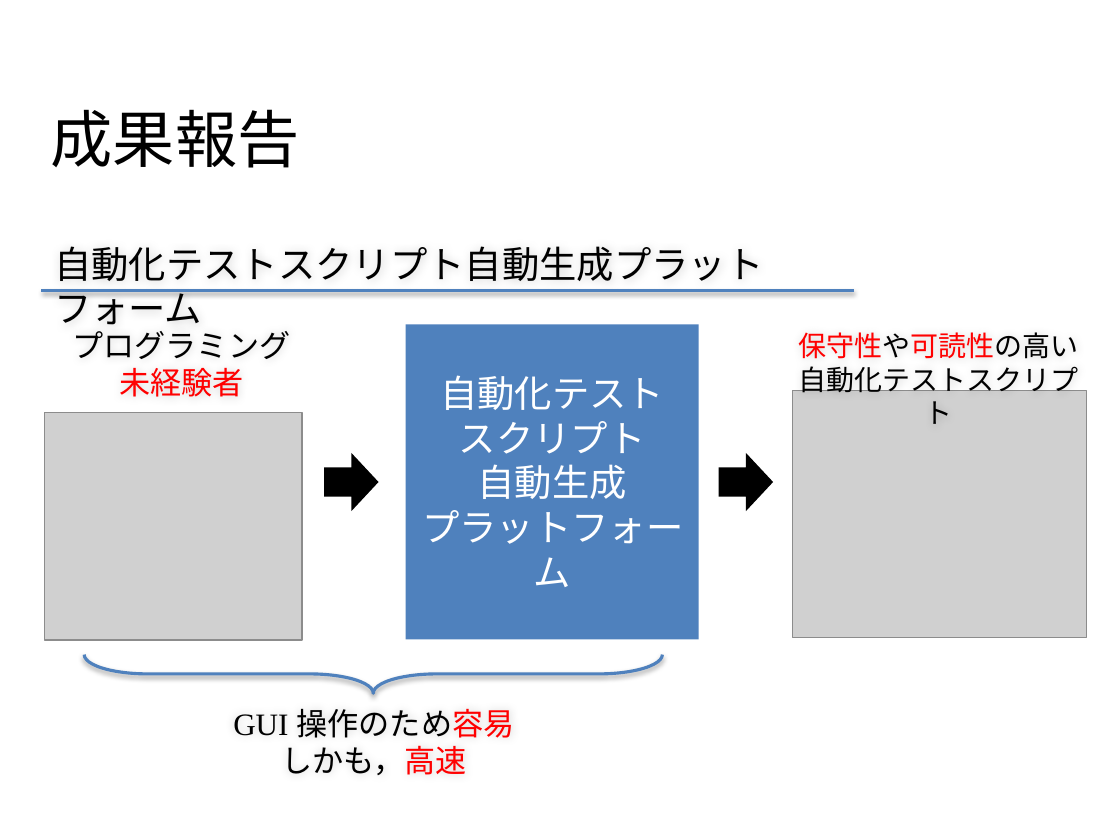
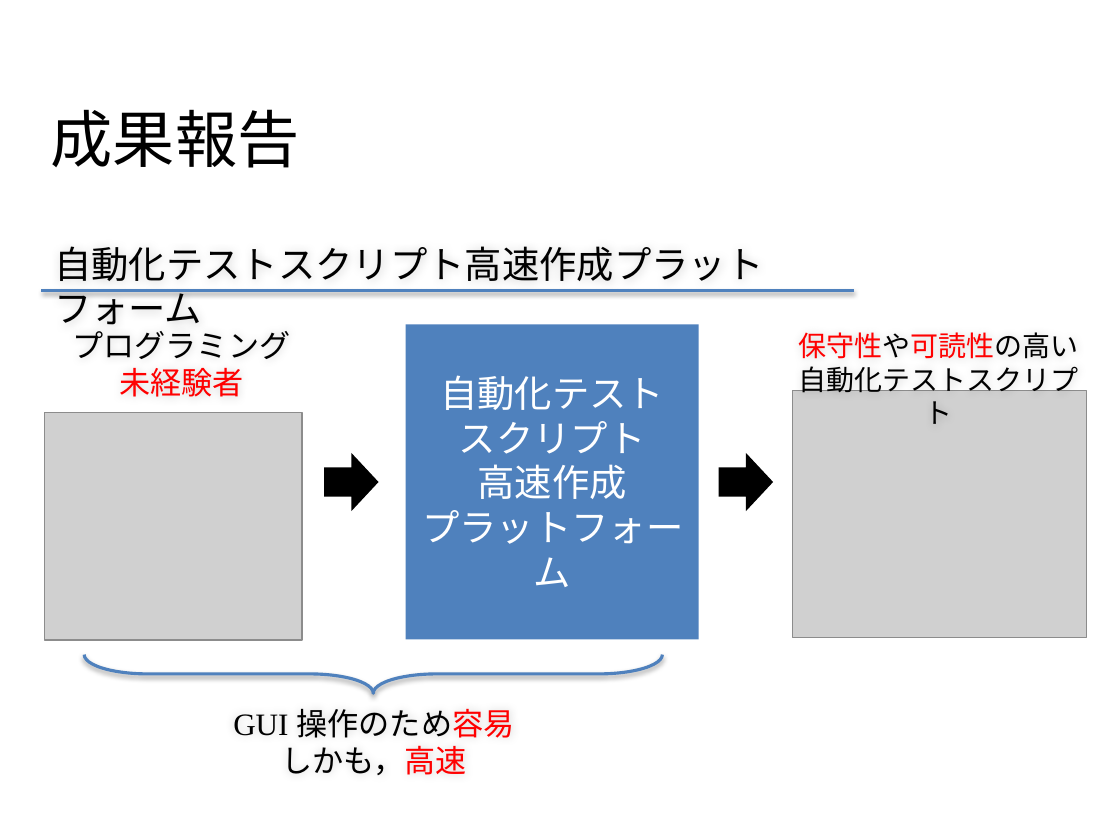
Before and after one commit to ryo813/STARHotel, a slide deck: slide 10 of 20151221_吉崎.pptx. Drawn at 1120x840 pixels with LibreOffice and Linux fonts; fonts in the diff are those of the drawing; grey boxes stand for pictures; background and template pictures are left out. Boxes give left, top, right and bottom in pixels: in the first picture for what was removed or moved away, otherwise in the second. Text is boxed around its words. In the diff, an @@ line names an element or a change of style, - is before the commit and + after.

```diff
--- a/20151221_吉崎.pptx
+++ b/20151221_吉崎.pptx
@@ text at box(54, 246, 763, 333): text changed @@
-自動化テストスクリプト自動生成プラットフォーム
+自動化テストスクリプト高速作成プラットフォーム
@@ text in rectangle at box(478, 464, 627, 499): text changed @@
-自動生成
+高速作成
```
Also in this commit, not shown: 7 other slides changed.
